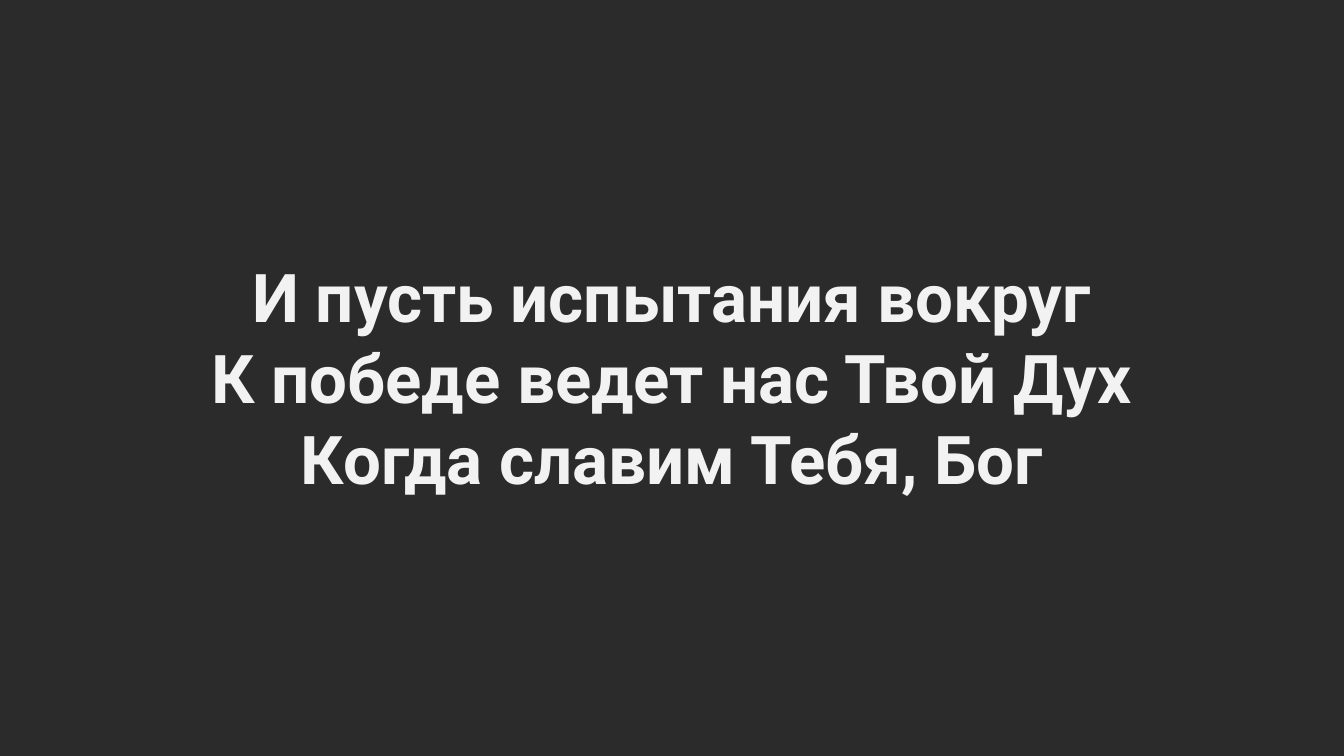
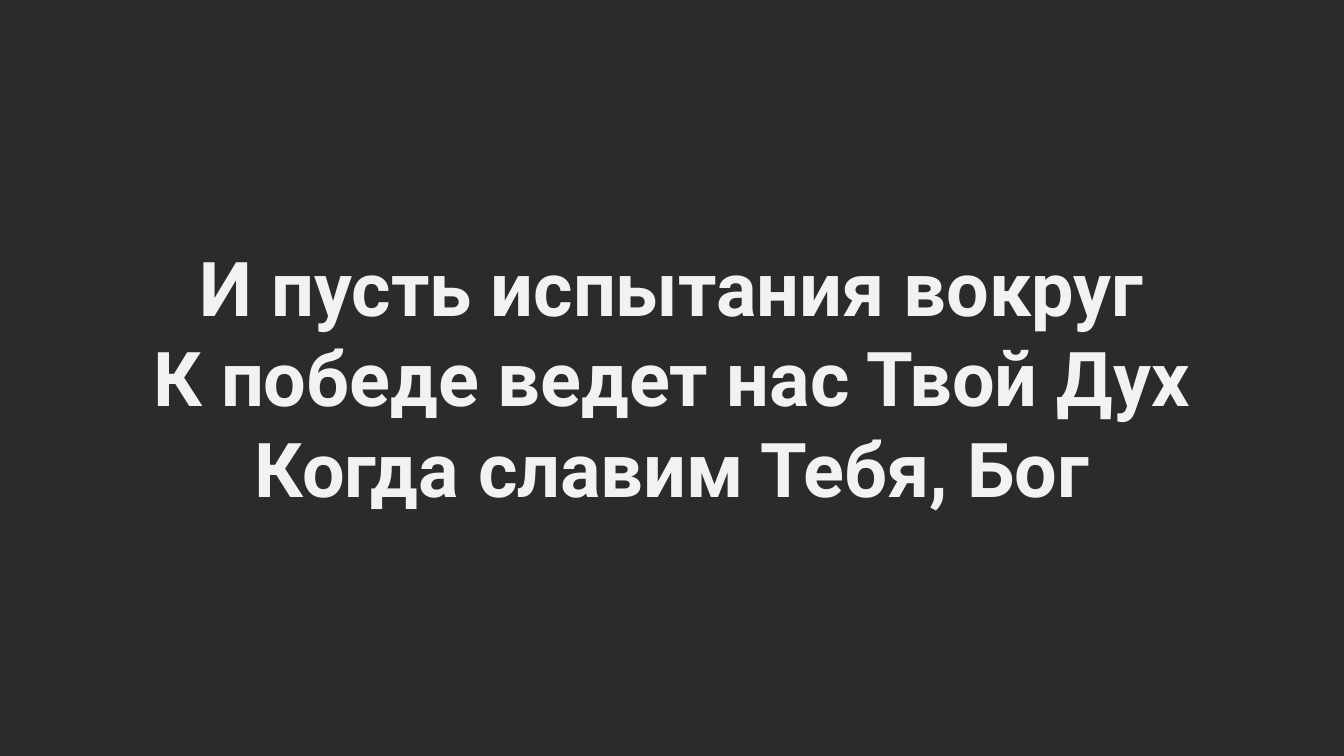
Before and after one commit to oleks-00-1/light-hous-slides, a slide deck: slide 2 of Иисус, Ты победил (В молитве войну мы ведем).pptx. Drawn at 1344x756 pixels with LibreOffice and Linux fonts; fonts in the diff are those of the drawing; background and template pictures are left out; a plain dark background stands for a picture behind light text. Boxes give left, top, right and bottom in pixels: in the first picture for what was removed or moved away, otherwise in the second. Text is boxed around its words. In the diff, an @@ line names an element or a change of style, - is before the commit and + after.

```diff
--- a/Иисус, Ты победил (В молитве войну мы ведем).pptx
+++ b/Иисус, Ты победил (В молитве войну мы ведем).pptx
@@ text "И пусть испытания вокруг": place and size @@
-text "И пусть испытания вокруг" at (211, 274, 1132, 496)
+text "И пусть испытания вокруг" at (154, 262, 1190, 511)
@@ text "И пусть испытания вокруг" at (154, 262, 1190, 511): size 48 to 54 pt @@
```
Also in this commit, not shown: 5 other slides changed, 2 other files.
